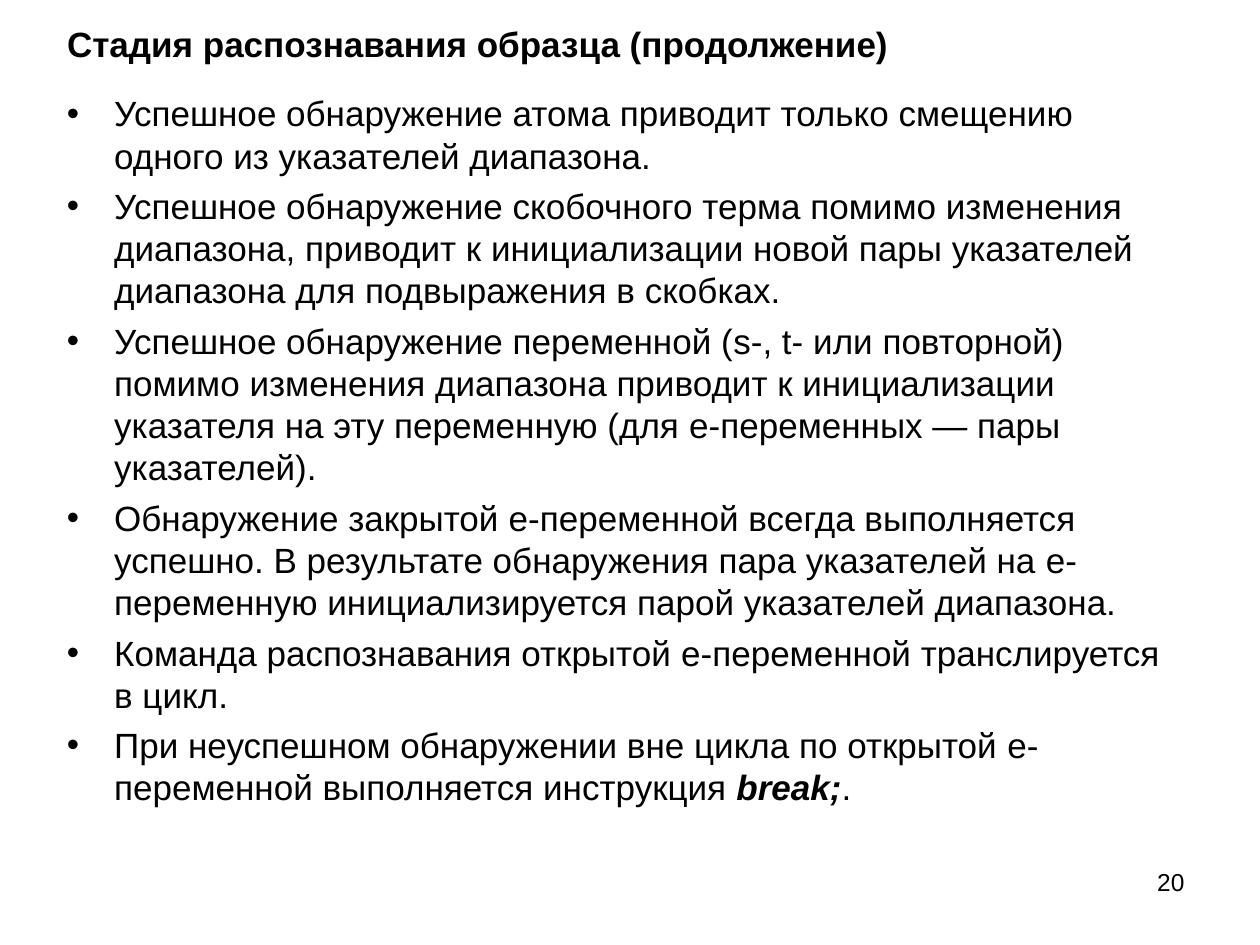
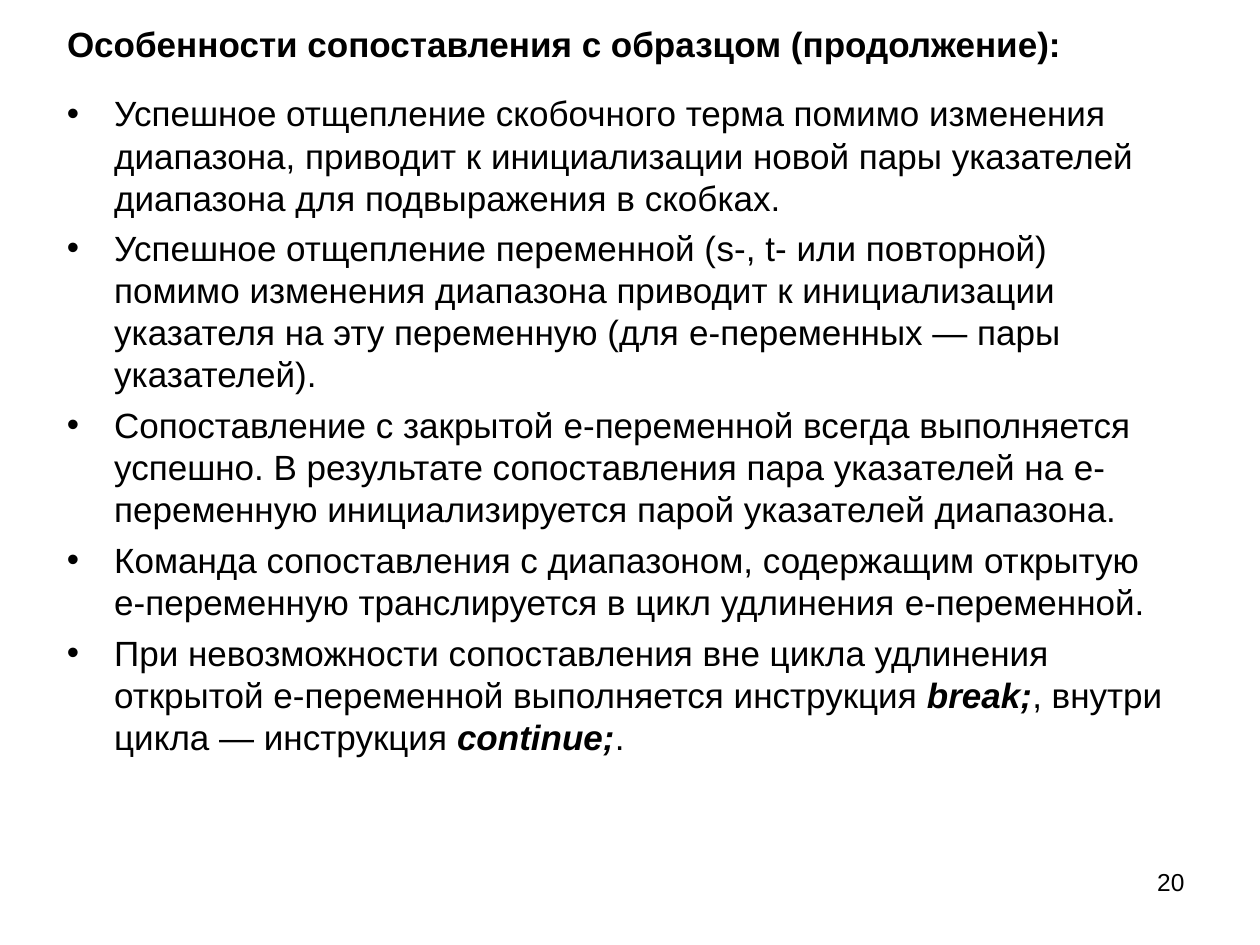
Before and after one commit to Mazdaywik/Refal-05, a slide deck: slide 20 of doc/Компилятор Простого Рефала.ppt. Drawn at 1260x945 pixels with LibreOffice and Linux fonts; fonts in the diff are those of the drawing. Boxes give left, top, right and bottom in pixels: in the first picture for what was removed or moved away, otherwise in the second. Text is boxed around its words. In the diff, an @@ line names an element or a change of style, - is before the commit and + after.

```diff
--- a/doc/Компилятор Простого Рефала.ppt
+++ b/doc/Компилятор Простого Рефала.ppt
@@ text at <box>67,31,1061,64</box>: text changed @@
-Стадия распознавания образца (продолжение)
+Особенности сопоставления с образцом (продолжение):
@@ text at <box>114,100,1163,756</box>: text changed @@
-• Успешное обнаружение атома приводит только смещению одного из указателей диапазона.
-• Успешное обнаружение скобочного терма помимо изменения диапазона, приводит к инициализации новой пары указателей диапазона для подвыражения в скобках.
-• Успешное обнаружение переменной (s-, t- или повторной) помимо изменения диапазона приводит к инициализации указателя на эту переменную (для e-переменных — пары указателей).
-• Обнаружение закрытой e-переменной всегда выполняется успешно. В результате обнаружения пара указателей на e-переменную инициализируется парой указателей диапазона.
-• Команда распознавания открытой e-переменной транслируется в цикл.
-• При неуспешном обнаружении вне цикла по открытой e-переменной выполняется инструкция break;.
+• Успешное отщепление скобочного терма помимо изменения диапазона, приводит к инициализации новой пары указателей диапазона для подвыражения в скобках.
+• Успешное отщепление переменной (s-, t- или повторной) помимо изменения диапазона приводит к инициализации указателя на эту переменную (для e-переменных — пары указателей).
+• Сопоставление с закрытой e-переменной всегда выполняется успешно. В результате сопоставления пара указателей на e-переменную инициализируется парой указателей диапазона.
+• Команда сопоставления с диапазоном, содержащим открытую e-переменную транслируется в цикл удлинения e-переменной.
+• При невозможности сопоставления вне цикла удлинения открытой e-переменной выполняется инструкция break;, внутри цикла — инструкция continue;.
```
Also in this commit, not shown: 13 other slides changed, 3 slides added, 1 other file.
